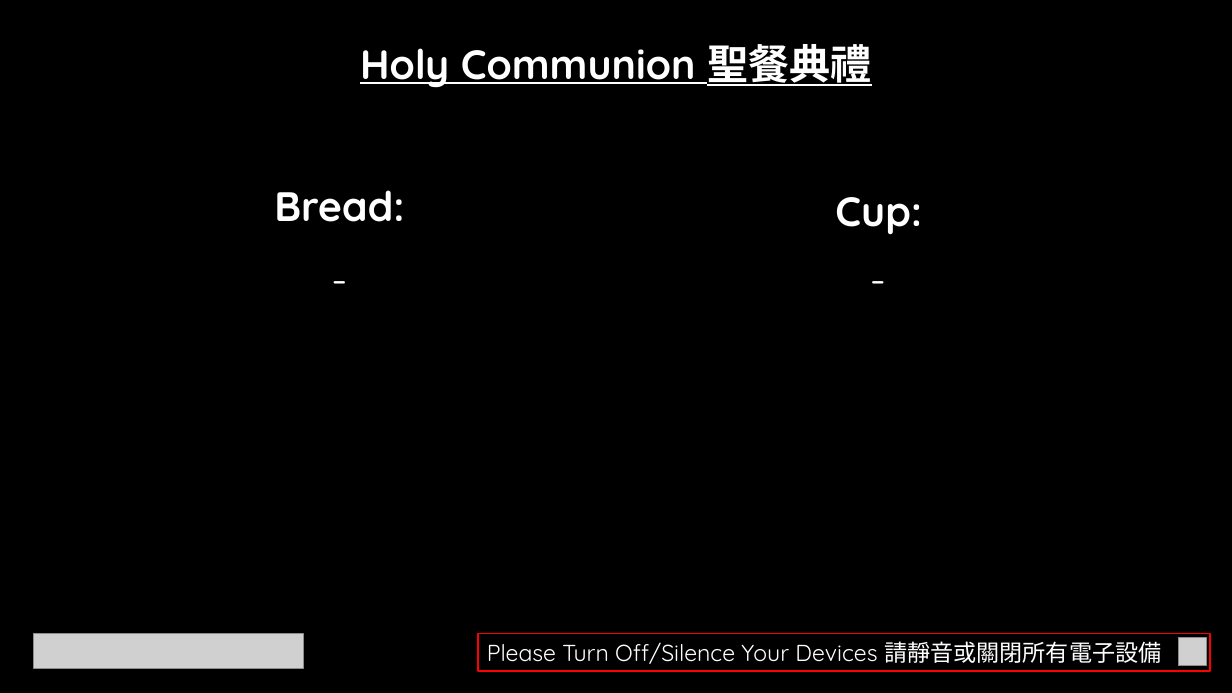
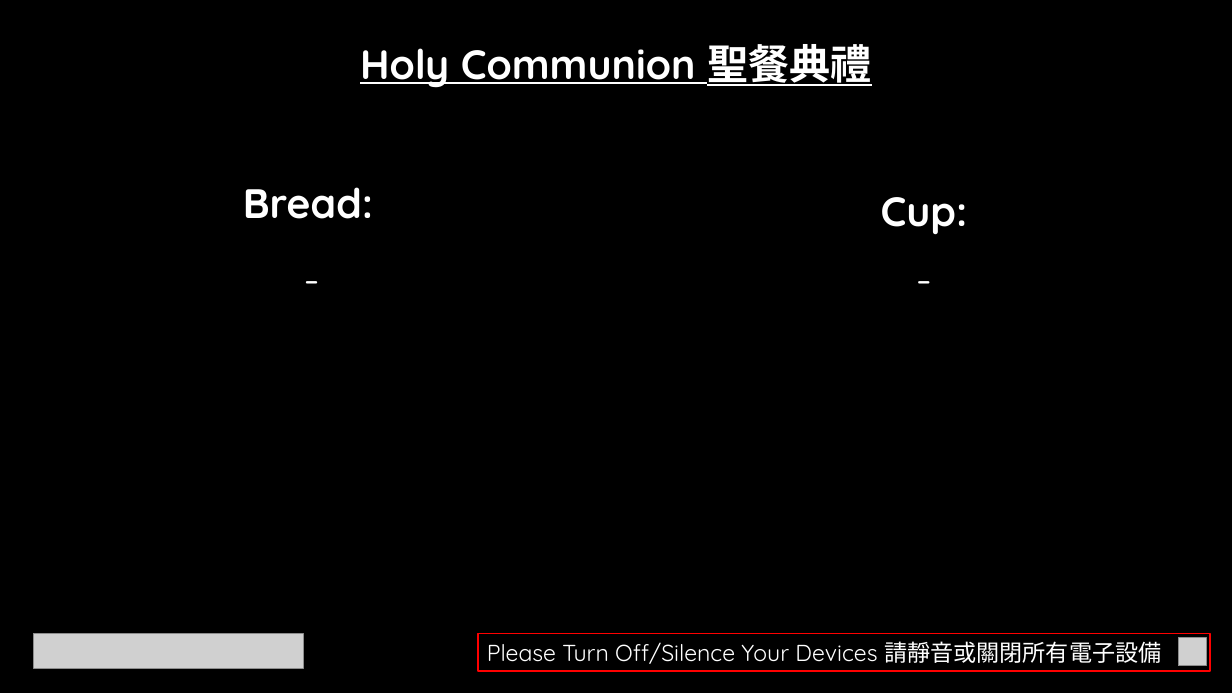
Before and after one commit to calebchanwy/tjc-powerpoint, a slide deck: slide 5 of TJCPowerPoint/Resources/ServiceWidescreen.pptx. Drawn at 1232x693 pixels with LibreOffice and Linux fonts; fonts in the diff are those of the drawing; grey boxes stand for pictures. Boxes give left, top, right and bottom in pixels: in the first picture for what was removed or moved away, otherwise in the second. Text is boxed around its words. In the diff, an @@ line names an element or a change of style, - is before the commit and + after.

```diff
--- a/TJCPowerPoint/Resources/ServiceWidescreen.pptx
+++ b/TJCPowerPoint/Resources/ServiceWidescreen.pptx
@@ text "Bread:" moved from (x1=274, y1=190, x2=404, y2=222) to (x1=243, y1=187, x2=373, y2=219) @@
@@ text "Cup:" moved from (x1=835, y1=197, x2=922, y2=235) to (x1=881, y1=197, x2=968, y2=235) @@
@@ text "-" rewrapped from (x1=55, y1=223, x2=623, y2=297) to (x1=0, y1=223, x2=624, y2=297) @@
@@ text "-" rewrapped from (x1=594, y1=223, x2=1162, y2=297) to (x1=616, y1=223, x2=1232, y2=297) @@
```
Also in this commit, not shown: 22 other files.
